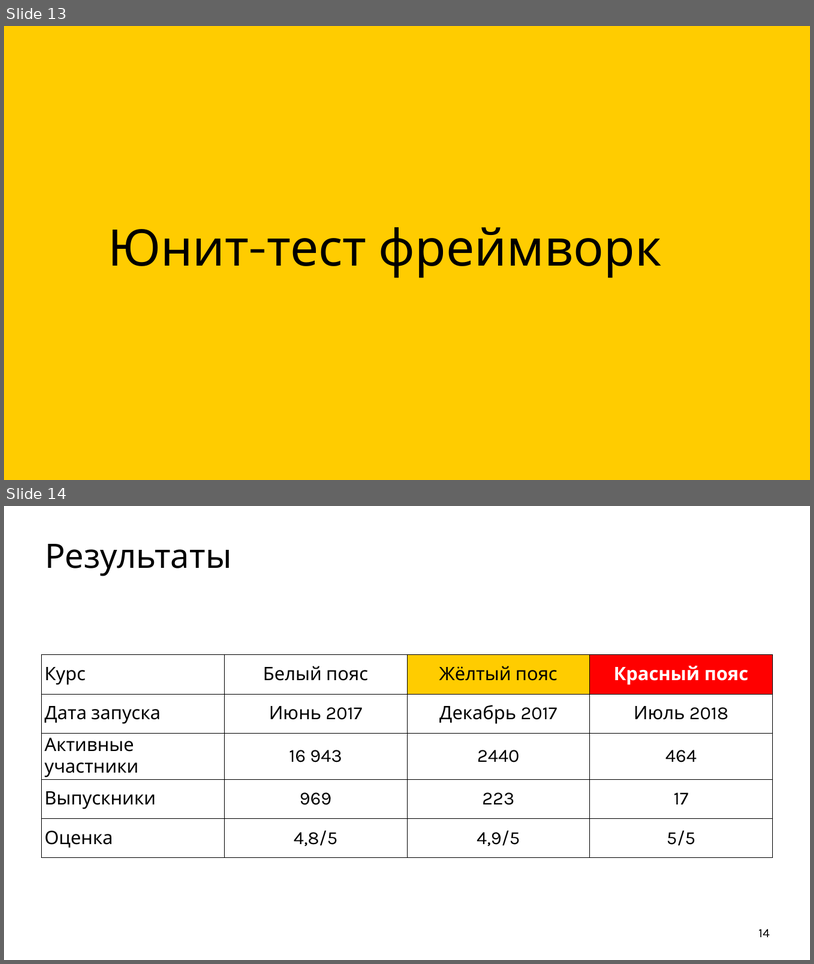
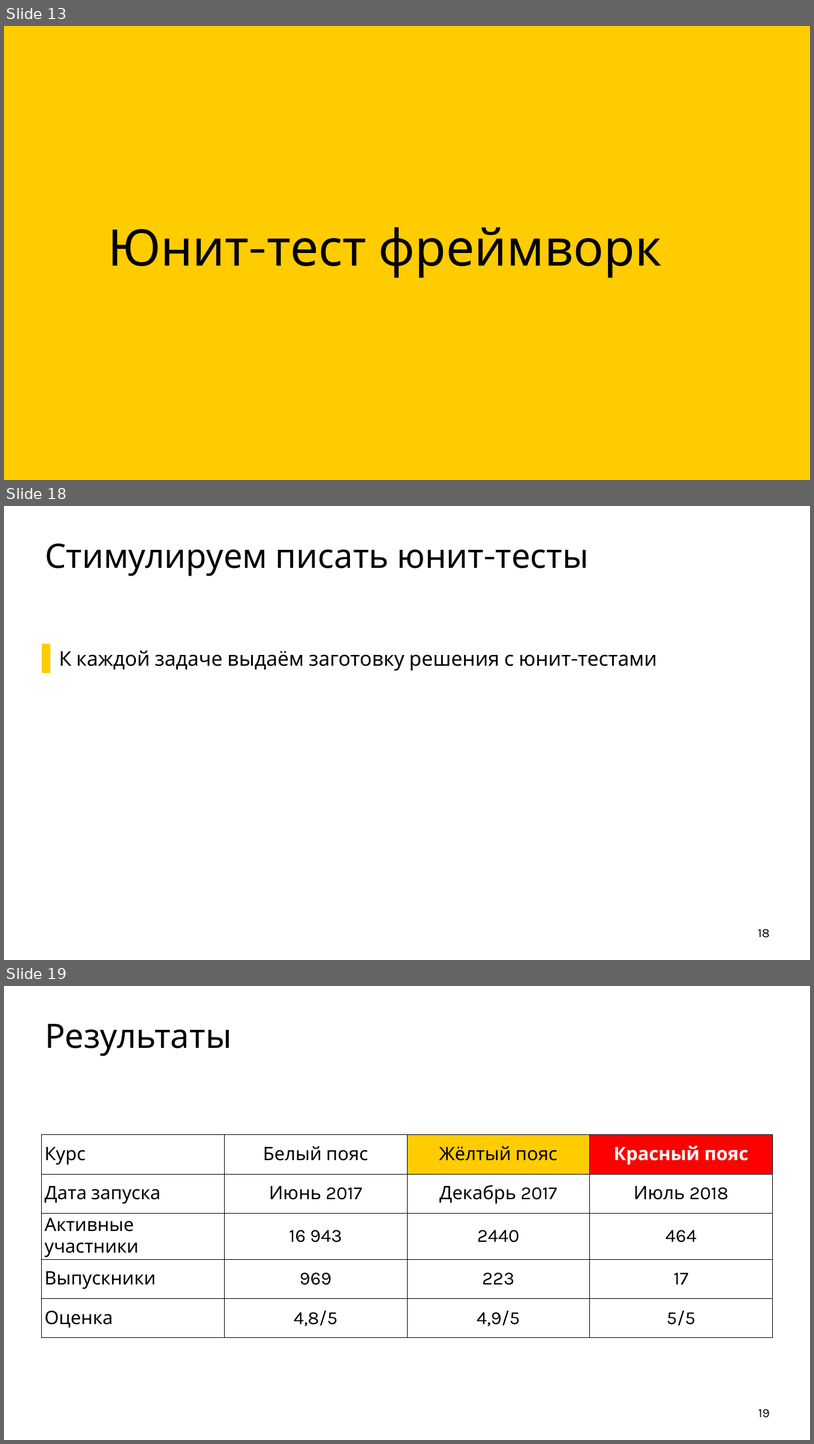
Before and after one commit to ishfb/cpprus18, a slide deck: slides.pptx. Shown one above the other, each under a label of ours: slides 13 and 14 before the commit, slides 13, 18 and 19 after it; the slides between them are not shown. The pictures are 814x964 and 814x1444 pixels, drawn with LibreOffice and Linux fonts; fonts in the diff are those of the drawing; background and template pictures are left out. Boxes give left, top, right and bottom in pixels: in the first picture for what was removed or moved away, otherwise in the second. Text is boxed around its words. In the diff, an @@ line names an element or a change of style, - is before the commit and + after.

```diff
--- a/slides.pptx
+++ b/slides.pptx
@@ slide 18 added at (4, 506, 810, 960), background #FFFFFF @@
@@ title added at (45, 543, 589, 576), 80 pt, text #000000 @@
+Стимулируем писать юнит-тесты
@@ text added at (59, 650, 657, 670), 48 pt, text #000000 @@
+  ▌ К каждой задаче выдаём заготовку решения с юнит-тестами
@@ page number added at (758, 928, 770, 937), 30 pt, text #000000 @@
+18
@@ what was slide 14 is now slide 19 @@
@@ page number at (759, 1408, 770, 1417): text changed @@
-14
+19
```
Also in this commit, not shown: 4 other slides added.
